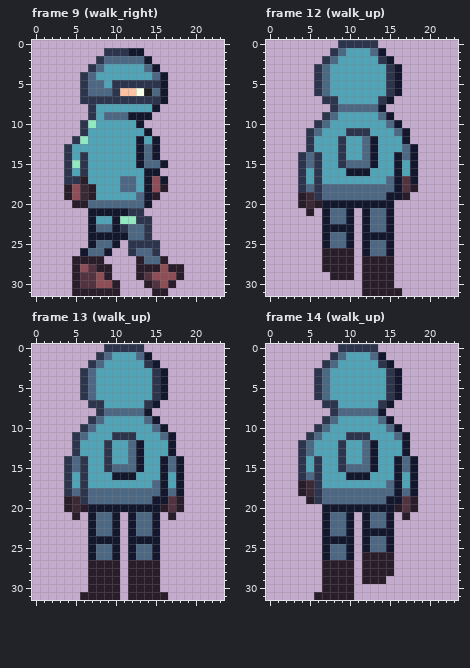
File history of a pixel-art file, resources/character.aseprite. The first picture shows the starting point.
24x32 pixels, 20 frames. Shown: frame 9 (walk_right), frame 12 (walk_up), frame 13 (walk_up), frame 14 (walk_up). The commit also changed other frames, which this record leaves out.
The same view after the edit:
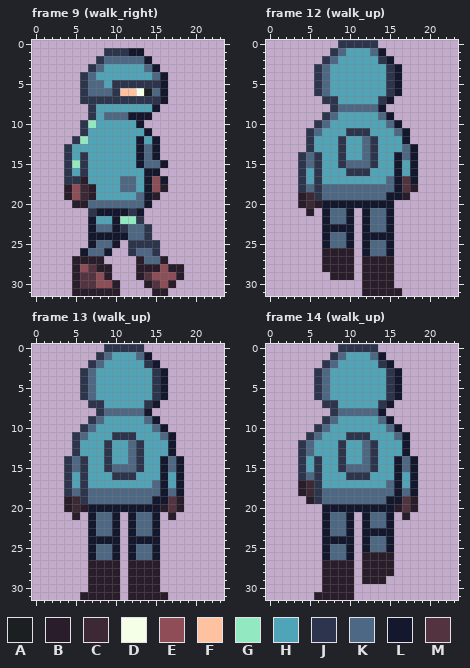
Palette (. is transparent): A #1b1f21  B #291d2b  C #3d2936  D #f5ffe8  E #8f4d57  F #ffc2a1  G #92e8c0  H #4fa4b8  J #2c354d  K #4c6885  L #14182e  M #52333f
The author wrote: Make character move in all directions
Diff:
--- frame 9 (walk_right)
@@ x 5..16 @@
 20 BBKKKKKKKL..
-21 ..LLLLLJJ...
-22 ..LHHLGGJJ..
+21 ..JLLLLJL...
+22 ..LHHLGGJ...
 23 ..LKKLJKKJ..
--- frame 12 (walk_up)
@@ x 8..15 @@
 11 HHJJJHHH
-12 HJHHKLHH
-13 HJHHKLHH
-14 HJHHKLHH
-15 HJKKKLHH
-16 HHLLLHHH
+12 HJHHKJHH
+13 HJHHKJHH
+14 HJHHKJHH
+15 HJKKKJHH
+16 HHJJJHHH
 17 HHHHHHHK
--- frame 13 (walk_up): the same change as frame 12 (walk_up)
--- frame 14 (walk_up): the same change as frame 12 (walk_up)
Boxes around the changes in both pictures, in picture pixels (x1, y1, x2, y2):
changed: (88, 208, 96, 216)
changed: (136, 208, 152, 224)
changed: (346, 136, 378, 176)
changed: (112, 440, 144, 480)
changed: (346, 440, 378, 480)
